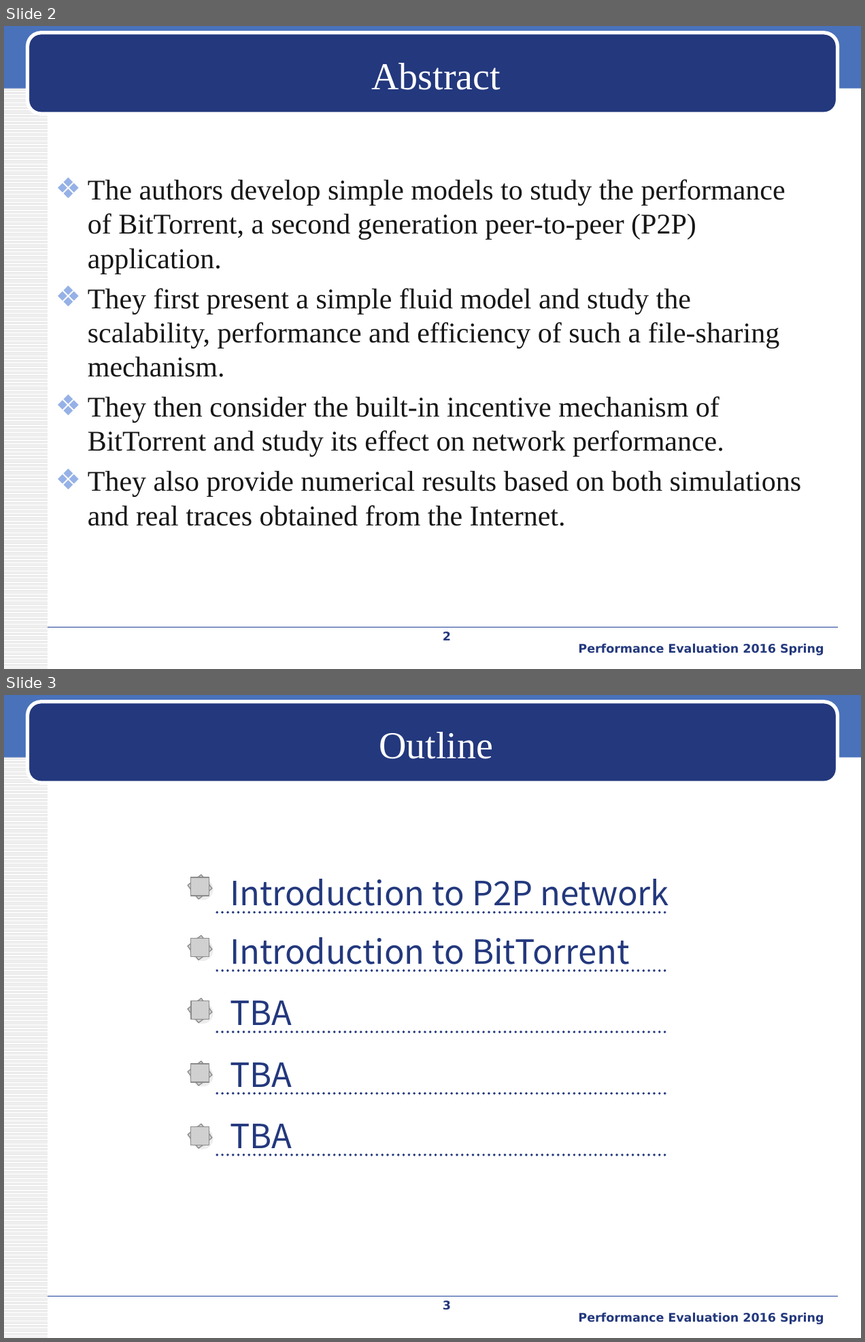
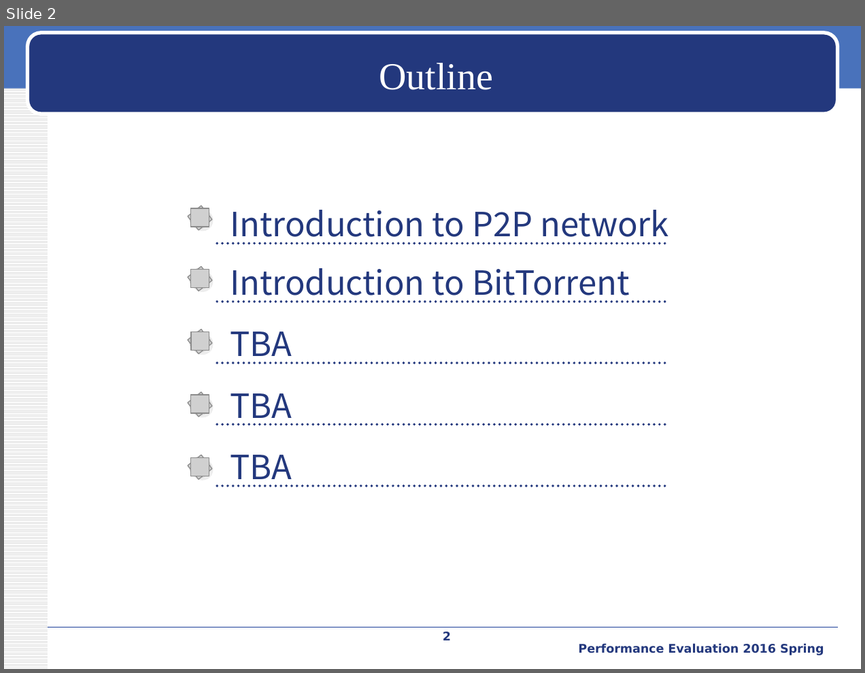
Before and after one commit to iamyuanchung/PE_104_2, a slide deck: final/BT-like-peer2peer.pptx. Shown one above the other, each under a label of ours: slides 2 and 3 before the commit, slide 2 after it. The pictures are 865x1342 and 865x673 pixels, drawn with LibreOffice and Linux fonts; fonts in the diff are those of the drawing; grey boxes stand for pictures; background and template pictures are left out. Boxes give left, top, right and bottom in pixels: in the first picture for what was removed or moved away, otherwise in the second. Text is boxed around its words. In the diff, an @@ line names an element or a change of style, - is before the commit and + after.

```diff
--- a/final/BT-like-peer2peer.pptx
+++ b/final/BT-like-peer2peer.pptx
@@ slide 2 removed at (4,26,861,669), background #FFFFFF; not listed: 4 template elements that a slide beside it also shows @@
@@ title removed at (372,63,501,90) @@
-Abstract
@@ text removed at (88,179,802,526) @@
-❖ The authors develop simple models to study the performance of BitTorrent, a second generation peer-to-peer (P2P) application.
-❖ They first present a simple fluid model and study the scalability, performance and efficiency of such a file-sharing mechanism.
-❖ They then consider the built-in incentive mechanism of BitTorrent and study its effect on network performance.
-❖ They also provide numerical results based on both simulations and real traces obtained from the Internet.
@@ page number removed at (443,631,451,640) @@
-2
@@ text removed at (578,643,824,655) @@
-Performance Evaluation 2016 Spring
@@ what was slide 3 is now slide 2 @@
@@ page number at (443,631,451,640): text changed @@
-3
+2
```
Also in this commit, not shown: 4 slides changed, 6 slides added.
